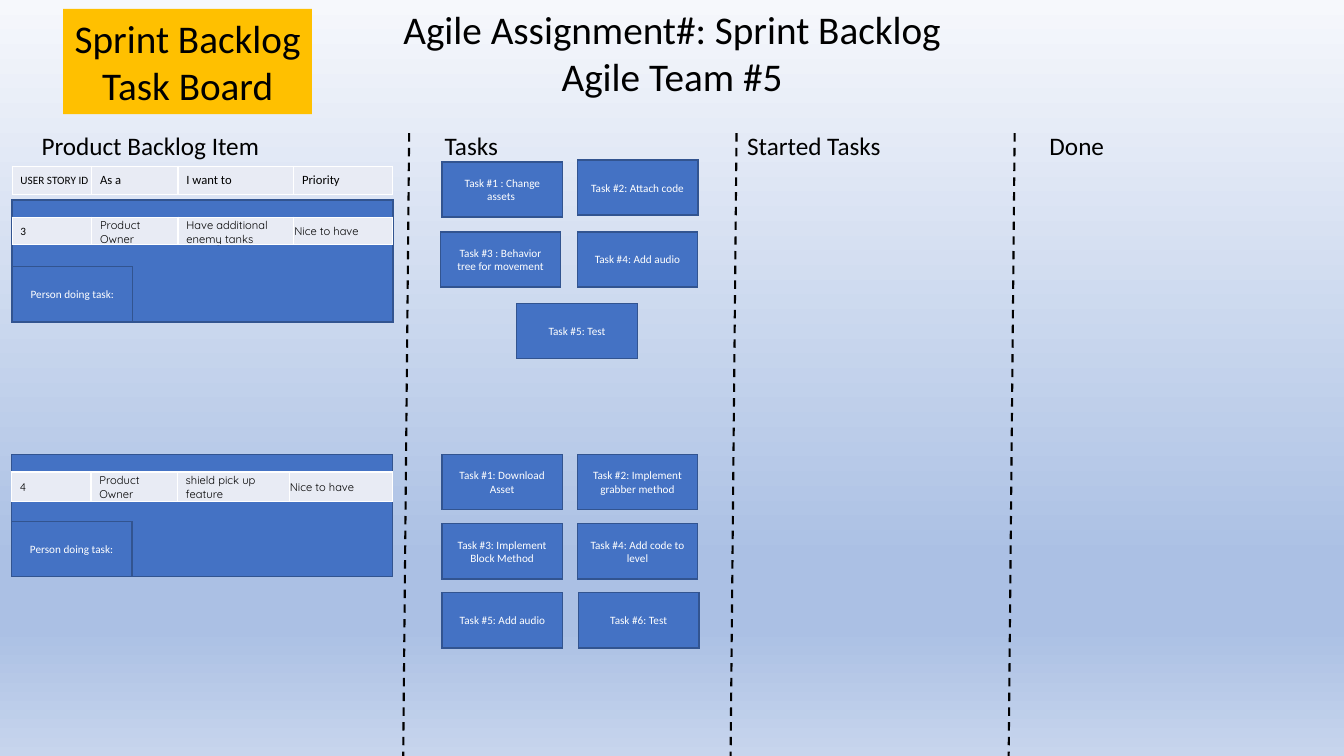
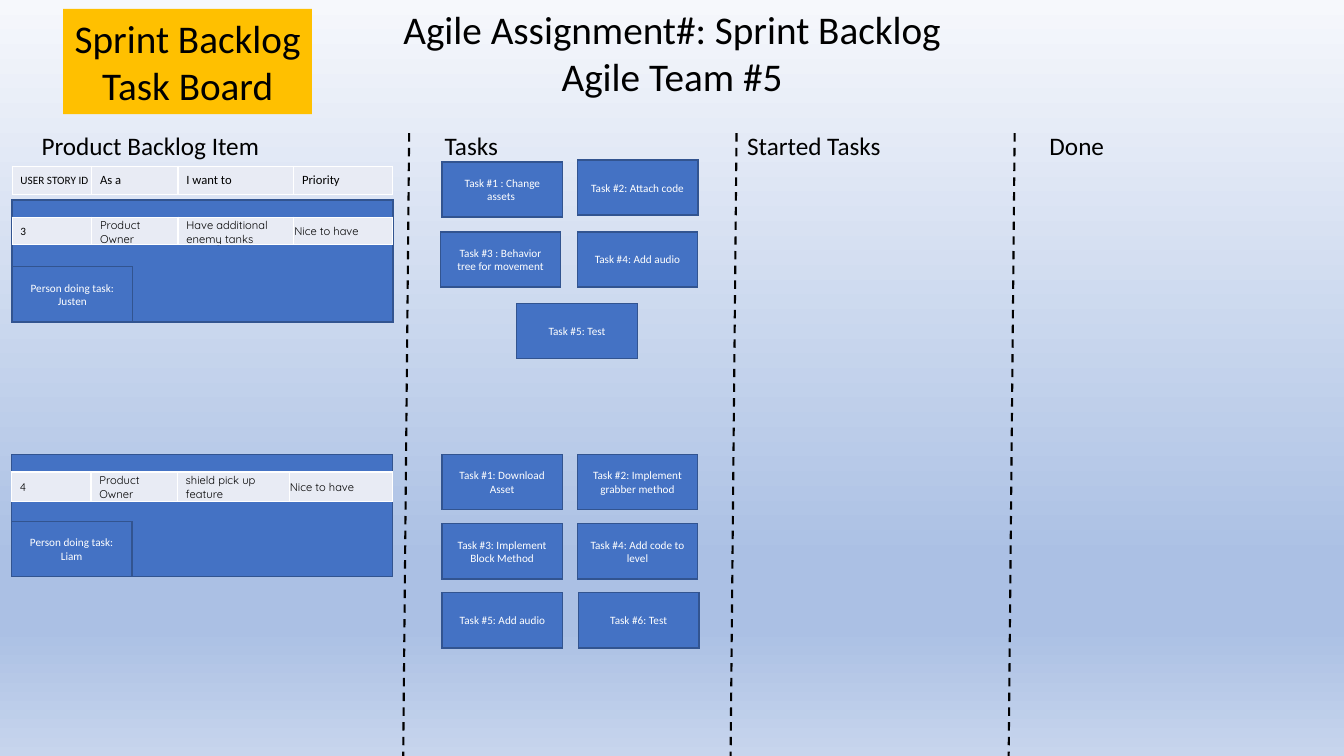
Before and after one commit to CS1CAgile5/Agile-3_Project, a slide deck: slide 2 of sprint_task_board.pptx. Drawn at 1344x756 pixels with LibreOffice and Linux fonts; fonts in the diff are those of the drawing. Boxes give left, top, right and bottom in pixels: in the first picture for what was removed or moved away, otherwise in the second. Text is boxed around its words. In the diff, an @@ line names an element or a change of style, - is before the commit and + after.

Commit message:
Updated Task Board 10/08

```diff
--- a/sprint_task_board.pptx
+++ b/sprint_task_board.pptx
@@ text in rectangle at [31, 284, 114, 305]: text changed @@
-Person doing task:
+Person doing task: Justen
@@ text in rectangle at [30, 538, 114, 560]: text changed @@
-Person doing task:
+Person doing task: Liam
```
Also in this commit, not shown: 1 other slide changed.
